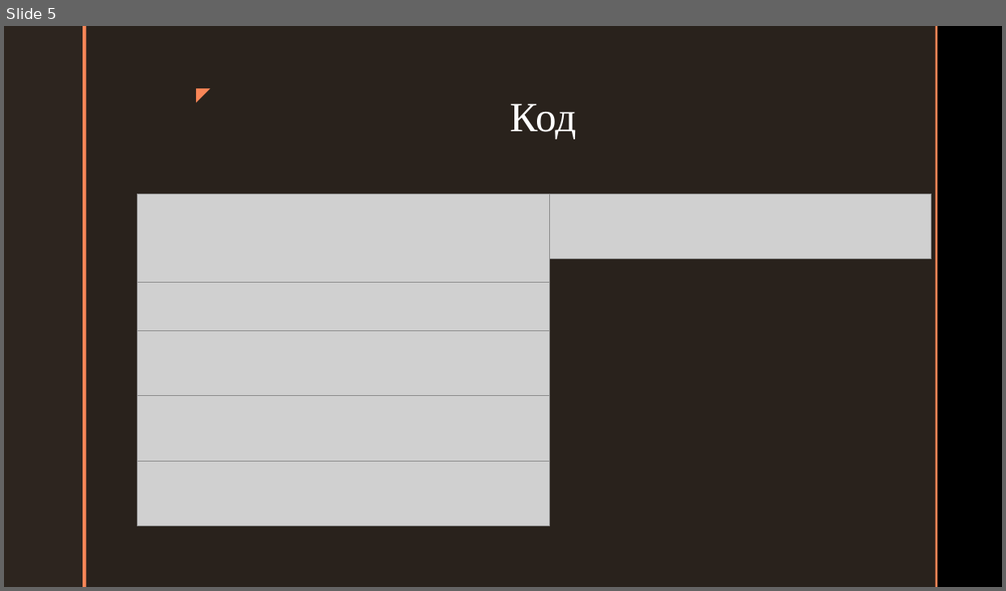
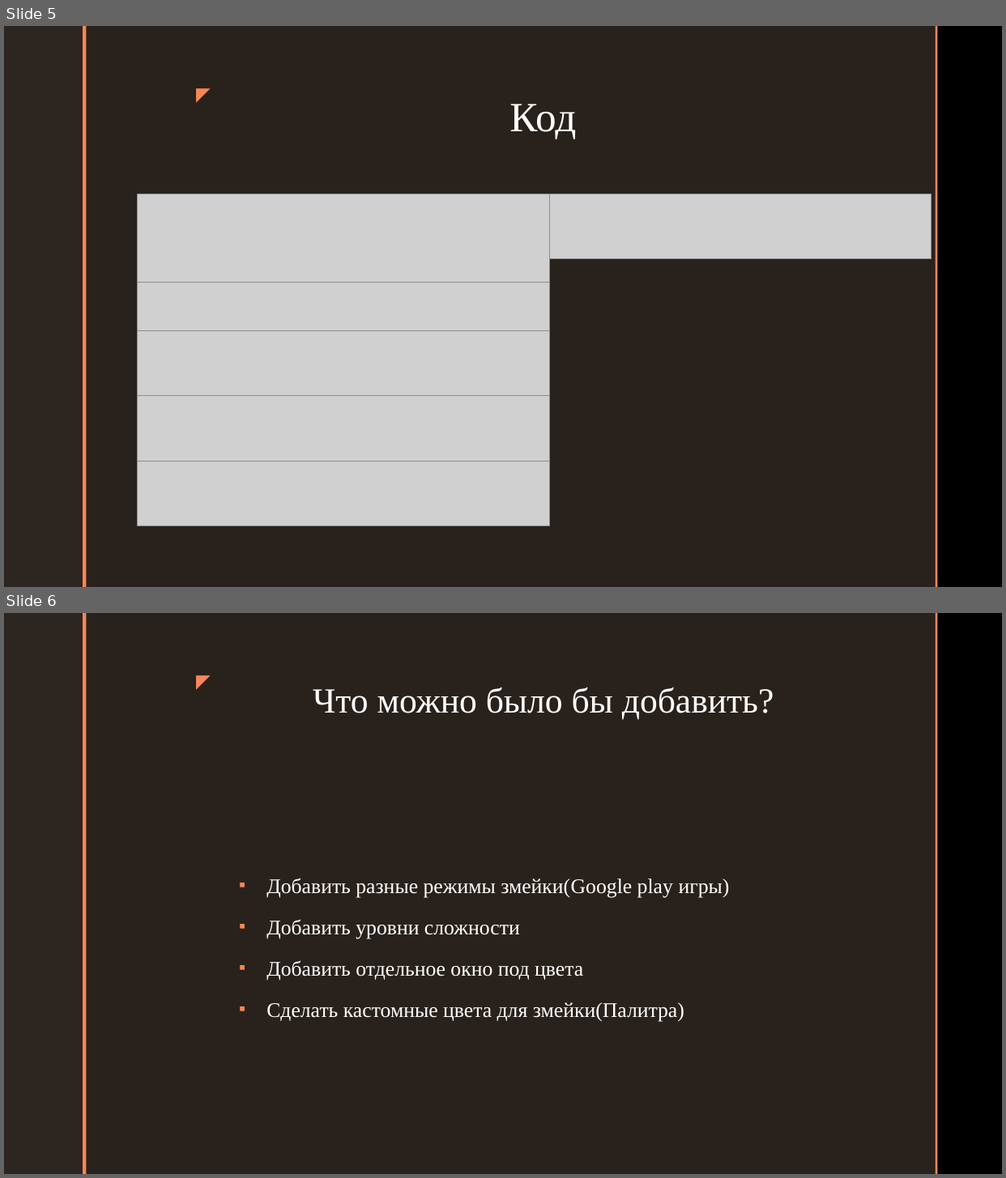
Before and after one commit to platonoid/project_zmeya, a slide deck: Повторения успеха.pptx. Shown one above the other, each under a label of ours: slide 5 before the commit, slides 5 and 6 after it. The pictures are 1006x591 and 1006x1178 pixels, drawn with LibreOffice and Linux fonts; fonts in the diff are those of the drawing; grey boxes stand for pictures; background and template pictures are left out. Boxes give left, top, right and bottom in pixels: in the first picture for what was removed or moved away, otherwise in the second. Text is boxed around its words. In the diff, an @@ line names an element or a change of style, - is before the commit and + after.

```diff
--- a/Повторения успеха.pptx
+++ b/Повторения успеха.pptx
@@ slide 6 added at (x1=4, y1=613, x2=1002, y2=1174), background picture (left out); not listed: 5 template elements that a slide beside it also shows @@
@@ title added at (x1=313, y1=687, x2=774, y2=720), 34 pt, text #FFFFFF @@
+Что можно было бы добавить?
@@ text added at (x1=266, y1=878, x2=730, y2=1021), 20 pt, text #FFFFFF @@
+▪ Добавить разные режимы змейки(Google play игры)
+▪ Добавить уровни сложности
+▪ Добавить отдельное окно под цвета
+▪ Сделать кастомные цвета для змейки(Палитра)
```
Also in this commit, not shown: 3 slides removed.
